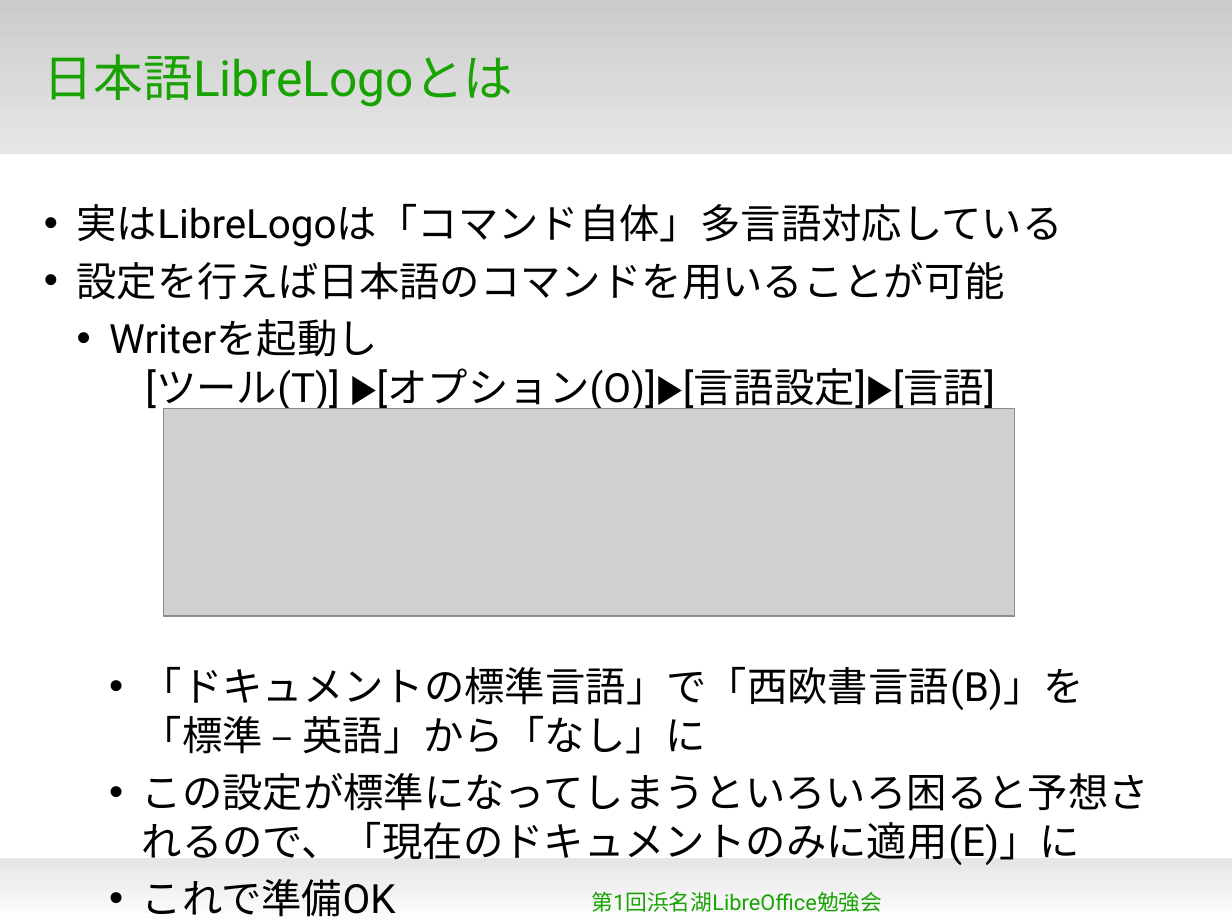
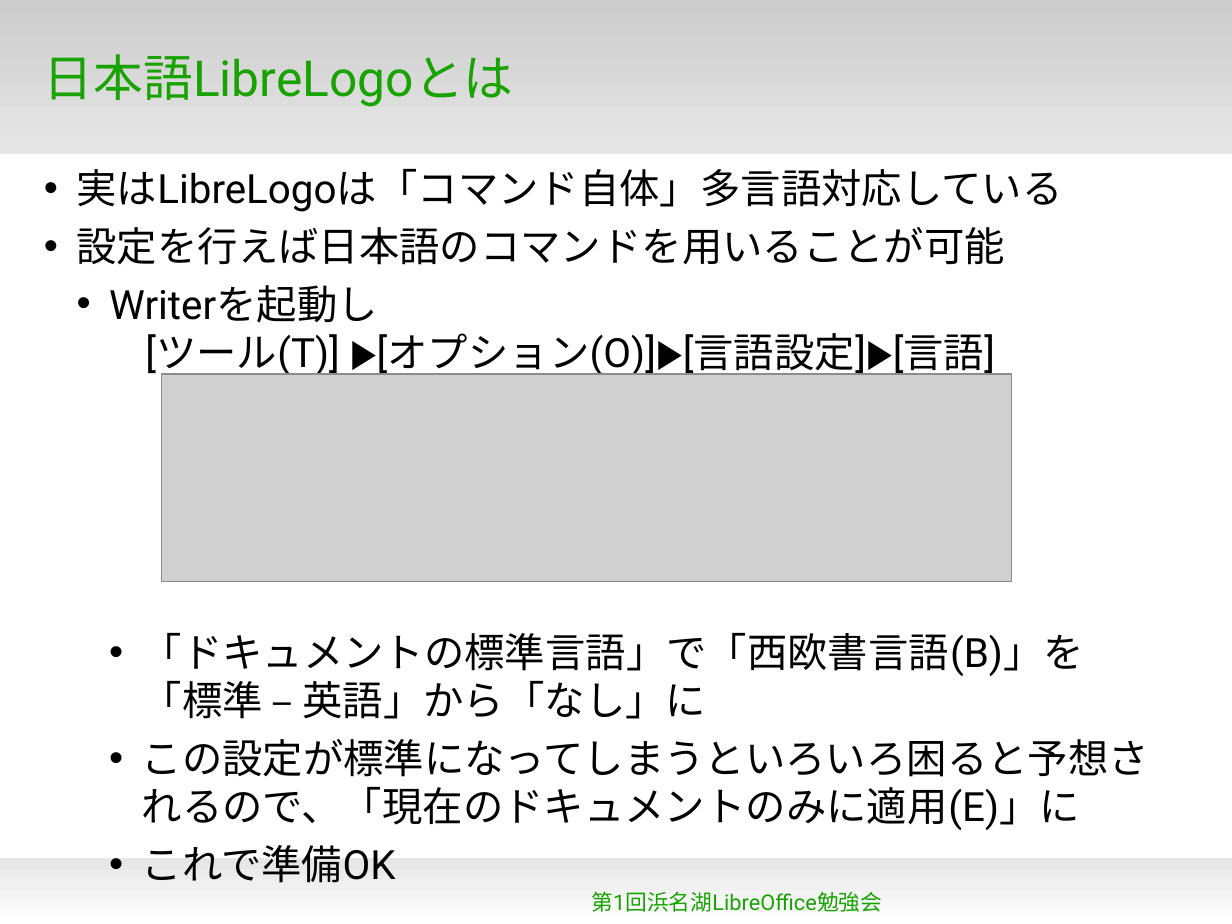
Before and after one commit to naruoga/KantoLibreOffice, a slide deck: slide 6 of Apr2013/LibreLogo.odp (slide 4 before the commit). Drawn at 1232x924 pixels with LibreOffice and Linux fonts; fonts in the diff are those of the drawing; grey boxes stand for pictures; background and template pictures are left out. Boxes give left, top, right and bottom in pixels: in the first picture for what was removed or moved away, otherwise in the second. Text is boxed around its words. In the diff, an @@ line names an element or a change of style, - is before the commit and + after.

```diff
--- a/Apr2013/LibreLogo.odp
+++ b/Apr2013/LibreLogo.odp
@@ text "実はLibreLogoは「コマンド自体」多言語対応している": place and size @@
-text "実はLibreLogoは「コマンド自体」多言語対応している" at (77,204,1149,917)
+text "実はLibreLogoは「コマンド自体」多言語対応している" at (77,169,1149,883)
@@ picture: place and size @@
-picture at (164,409,1015,616)
+picture at (161,375,1012,581)
```
Also in this commit, not shown: 5 other slides changed, 3 slides added, 1 slide removed, 5 other files.
